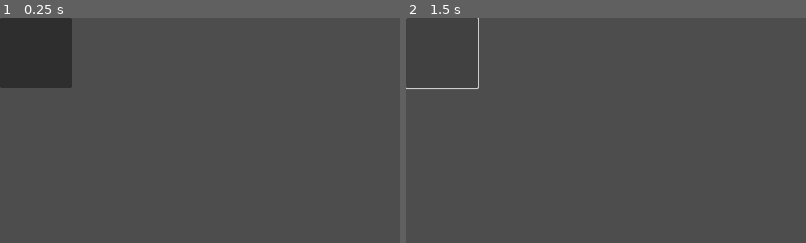
Above: before the commit, frames 1-2 (left to right).
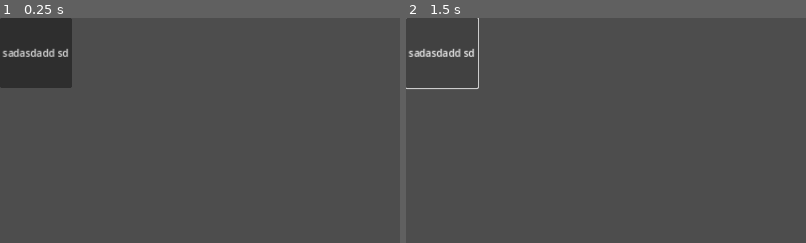
Above: after the commit, the same moments.

Repository: ktosox/GWJ71
Game: Godot game, scene res://window/bar_button.tscn
The game is run twice, just before and just after one commit, with the same random seed, the same clock (stepped at 60 frames per second) and the same inputs. The project has no main scene, so this scene is started directly.
Inputs (mouse positions are % of the whole screen's width and height, from its top left):
- Up to frame 1 (0.25 s): no input
- Up to frame 2 (1.5 s): click (4, 8) at 0.5 s; click (4, 8) at 1.25 s
The pictures show only the part of the screen within x 0-50%, y 0-50%; the shares and areas given below are measured in that part.

The runs differ from the first frame. In frame 1, 0.4% of the frame differs, in the area x 0-17%, y 13-18%; in frame 2, 0.4%.

Commit message:
starting work on inventory and swapping mini game

Diff:
--- /dev/null
+++ b/Game/tests/test_inventory_window.tscn
@@ -0,0 +1,9 @@
+[gd_scene format=3 uid="uid://0laxl3sl4vkt"]
+
+[node name="TestInventoryWindow" type="Control"]
+layout_mode = 3
+anchors_preset = 15
+anchor_right = 1.0
+anchor_bottom = 1.0
+grow_horizontal = 2
+grow_vertical = 2
--- /dev/null
+++ b/Game/tests/test_swapper_window.gd
@@ -0,0 +1,11 @@
+extends Control
+
+
+# Called when the node enters the scene tree for the first time.
+func _ready():
+	pass # Replace with function body.
+
+
+# Called every frame. 'delta' is the elapsed time since the previous frame.
+func _process(delta):
+	pass
--- a/Game/tests/test_swapper_window.tscn
+++ b/Game/tests/test_swapper_window.tscn
@@ -1,4 +1,6 @@
-[gd_scene format=3 uid="uid://bxalcd7oub5gi"]
+[gd_scene load_steps=2 format=3 uid="uid://bxalcd7oub5gi"]
+
+[ext_resource type="Script" path="res://tests/test_swapper_window.gd" id="1_a4lh8"]
 
 [node name="TestSwapperWindow" type="Control"]
 layout_mode = 3
@@ -7,7 +9,4 @@
 anchor_bottom = 1.0
 grow_horizontal = 2
 grow_vertical = 2
-
-[node name="Window" type="Window" parent="."]
-position = Vector2i(180, 115)
-size = Vector2i(280, 220)
+script = ExtResource("1_a4lh8")
--- a/Game/window/bar_button.tscn
+++ b/Game/window/bar_button.tscn
@@ -9,3 +9,5 @@
 offset_bottom = -608.0
 grow_horizontal = 2
 grow_vertical = 2
+text = "sadasdadd sdadad"
+text_overrun_behavior = 1
--- a/Game/window/base_window.gd
+++ b/Game/window/base_window.gd
@@ -1,6 +1,7 @@
 extends Window
 
 var bar_button_scene = preload("res://window/bar_button.tscn")
+
 
 
 func _ready():
@@ -11,6 +12,7 @@
 func create_bar_item():
 	var new_bar_button = bar_button_scene.instantiate()
 	new_bar_button.connect("pressed",Callable(self,"re_open"))
+	new_bar_button.text = get_child(0).name
 	GM.place_bar_button(new_bar_button)
 	pass
 
--- /dev/null
+++ b/Game/window/inventory.tscn
@@ -0,0 +1,59 @@
+[gd_scene format=3 uid="uid://cf175pyub6aj8"]
+
+[node name="Inventory" type="ColorRect"]
+custom_minimum_size = Vector2(280, 140)
+anchors_preset = 15
+anchor_right = 1.0
+anchor_bottom = 1.0
+offset_right = -1000.0
+offset_bottom = -580.0
+grow_horizontal = 2
+grow_vertical = 2
+color = Color(0.239216, 0.14902, 0.14902, 1)
+
+[node name="Layout" type="GridContainer" parent="."]
+layout_mode = 1
+anchors_preset = 8
+anchor_left = 0.5
+anchor_top = 0.5
+anchor_right = 0.5
+anchor_bottom = 0.5
+offset_left = -134.0
+offset_top = -66.0
+offset_right = 134.0
+offset_bottom = 66.0
+grow_horizontal = 2
+grow_vertical = 2
+columns = 4
+
+[node name="ColorRect" type="ColorRect" parent="Layout"]
+custom_minimum_size = Vector2(64, 64)
+layout_mode = 2
+
+[node name="ColorRect2" type="ColorRect" parent="Layout"]
+custom_minimum_size = Vector2(64, 64)
+layout_mode = 2
+
+[node name="ColorRect3" type="ColorRect" parent="Layout"]
+custom_minimum_size = Vector2(64, 64)
+layout_mode = 2
+
+[node name="ColorRect4" type="ColorRect" parent="Layout"]
+custom_minimum_size = Vector2(64, 64)
+layout_mode = 2
+
+[node name="ColorRect5" type="ColorRect" parent="Layout"]
+custom_minimum_size = Vector2(64, 64)
+layout_mode = 2
+
+[node name="ColorRect6" type="ColorRect" parent="Layout"]
+custom_minimum_size = Vector2(64, 64)
+layout_mode = 2
+
+[node name="ColorRect7" type="ColorRect" parent="Layout"]
+custom_minimum_size = Vector2(64, 64)
+layout_mode = 2
+
+[node name="ColorRect8" type="ColorRect" parent="Layout"]
+custom_minimum_size = Vector2(64, 64)
+layout_mode = 2
